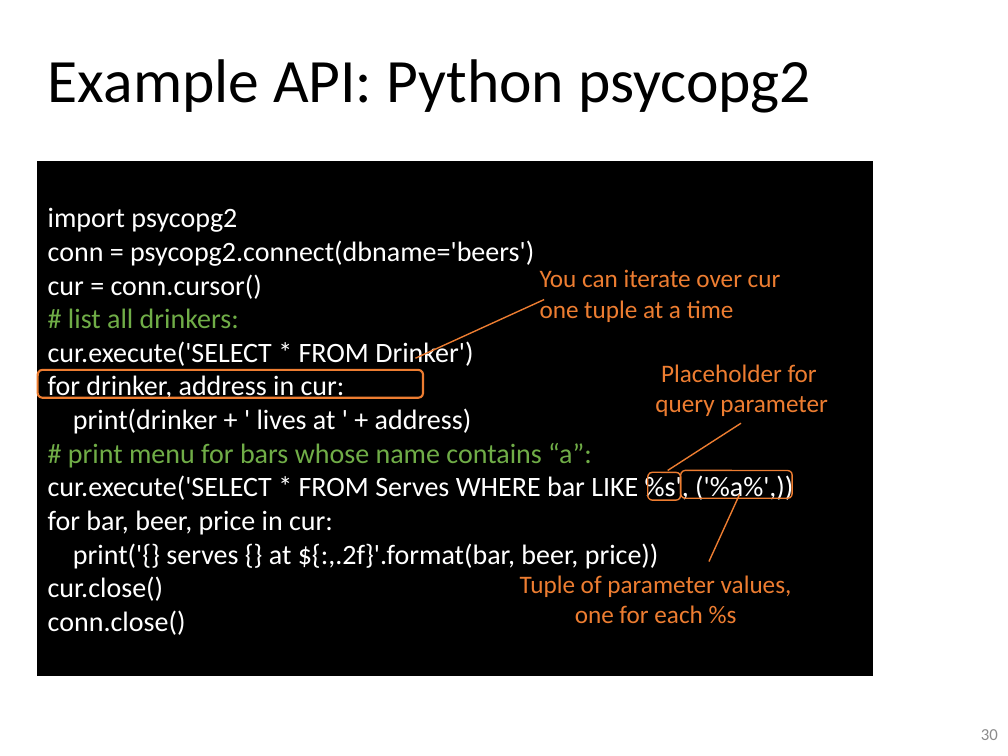
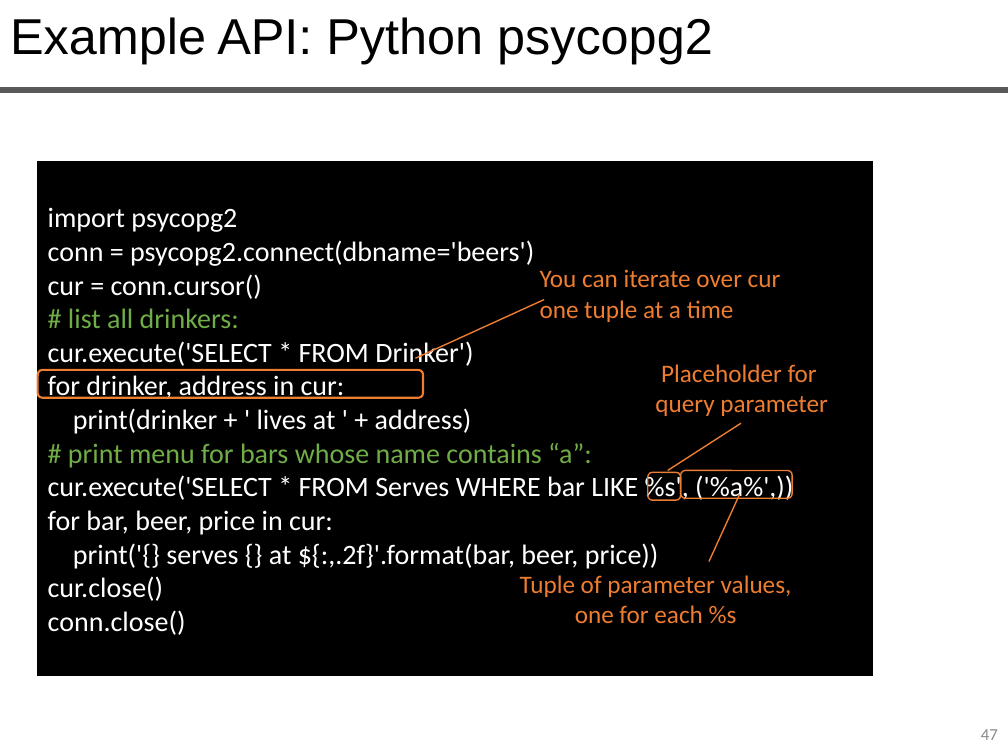
Before and after one commit to queryproc/slides, a slide deck: slide 47 of 06-sql-partIV-slides.pptx (slide 30 before the commit). Drawn at 1008x756 pixels with LibreOffice and Linux fonts; fonts in the diff are those of the drawing. Boxes give left, top, right and bottom in pixels: in the first picture for what was removed or moved away, otherwise in the second. Text is boxed around its words. In the diff, an @@ line names an element or a change of style, - is before the commit and + after.

```diff
--- a/06-sql-partIV-slides.pptx
+++ b/06-sql-partIV-slides.pptx
@@ title "Example API: Python psycopg2": place and size @@
-title "Example API: Python psycopg2" at (48, 59, 811, 113)
+title "Example API: Python psycopg2" at (10, 17, 713, 64)
@@ title "Example API: Python psycopg2" at (10, 17, 713, 64): size 44 to 36 pt, font Calibri to Arial @@
@@ line added from (0, 90) to (1008, 90), #595959 4.5 pt @@
@@ page number at (981, 729, 998, 740): text changed @@
-30
+47
```
Also in this commit, not shown: 15 other slides changed, 39 slides added, 28 slides removed, 1 other file.
